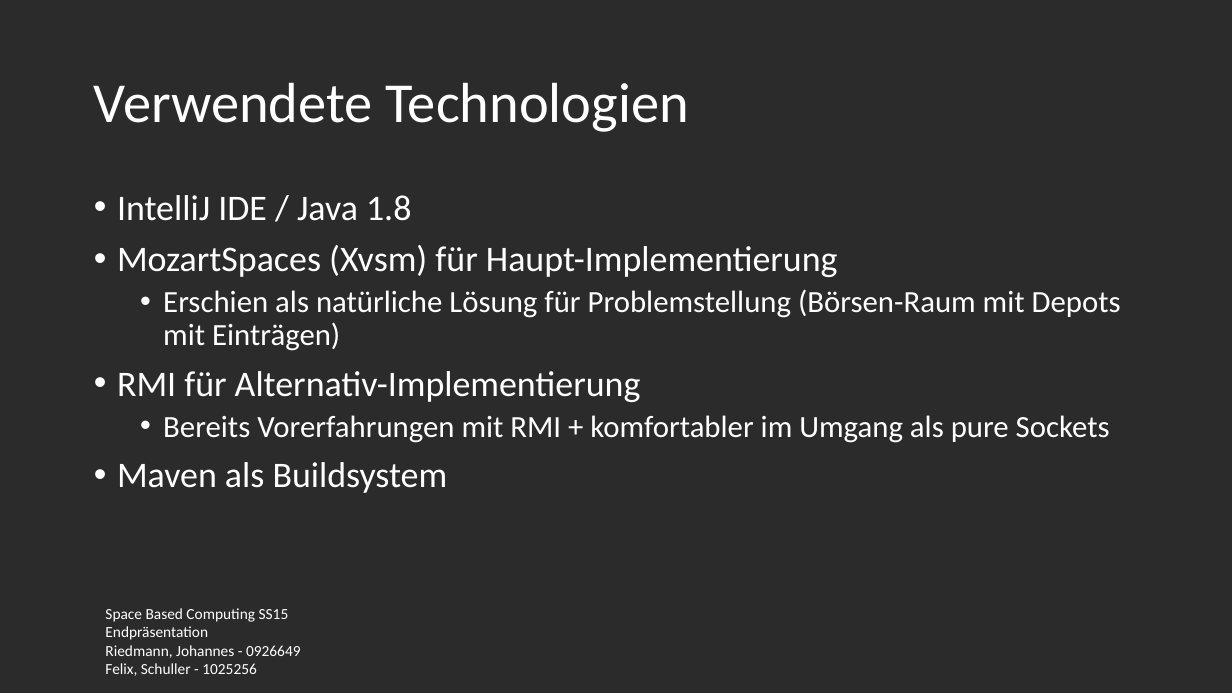
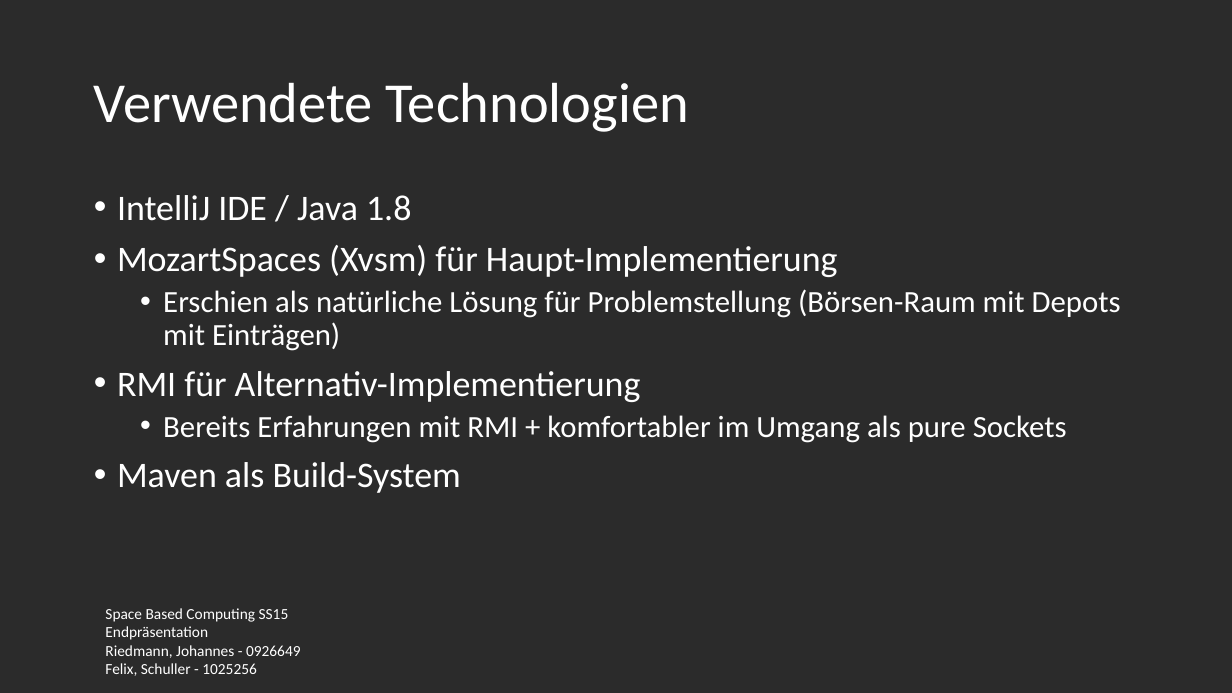
Before and after one commit to fexman/SpaceBasedSS15GsiLuetNit, a slide deck: slide 3 of presentation/presentation.pptx. Drawn at 1232x693 pixels with LibreOffice and Linux fonts; fonts in the diff are those of the drawing; background and template pictures are left out; a plain dark background stands for a picture behind light text. Boxes give left, top, right and bottom in pixels: in the first picture for what was removed or moved away, otherwise in the second. Text is boxed around its words. In the diff, an @@ line names an element or a change of style, - is before the commit and + after.

```diff
--- a/presentation/presentation.pptx
+++ b/presentation/presentation.pptx
@@ text at (117,415,1067,493): text changed @@
-  • Bereits Vorerfahrungen mit RMI + komfortabler im Umgang als pure Sockets
-• Maven als Buildsystem
+  • Bereits Erfahrungen mit RMI + komfortabler im Umgang als pure Sockets
+• Maven als Build-System
```
Also in this commit, not shown: 7 other slides changed.
